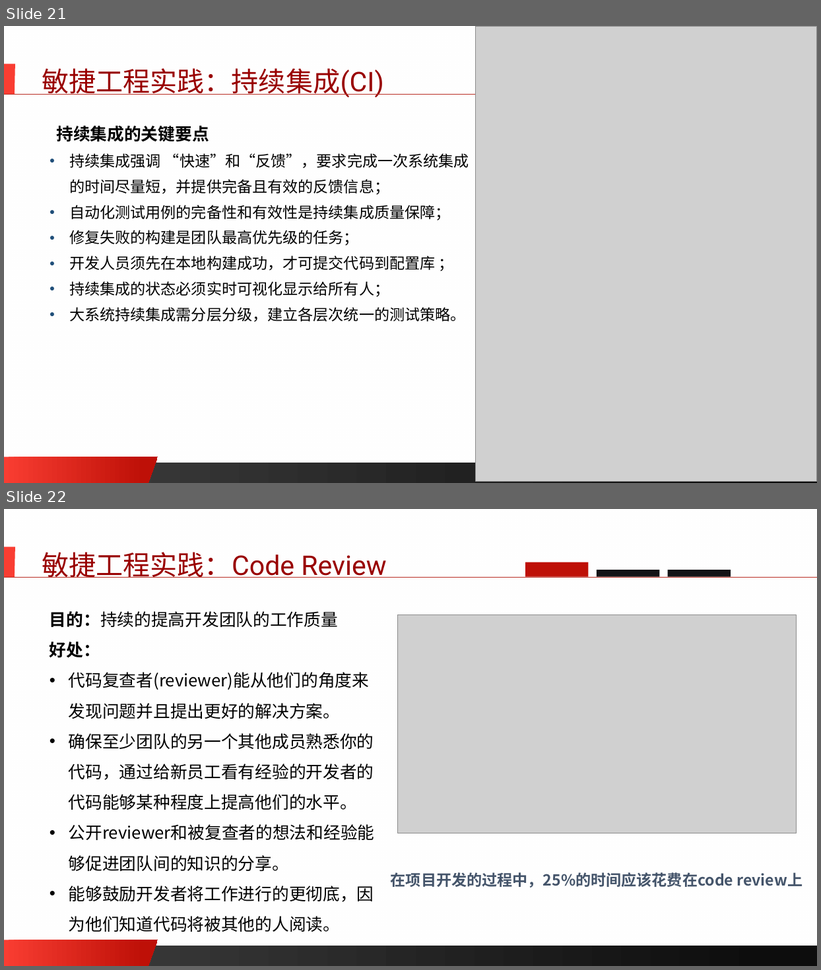
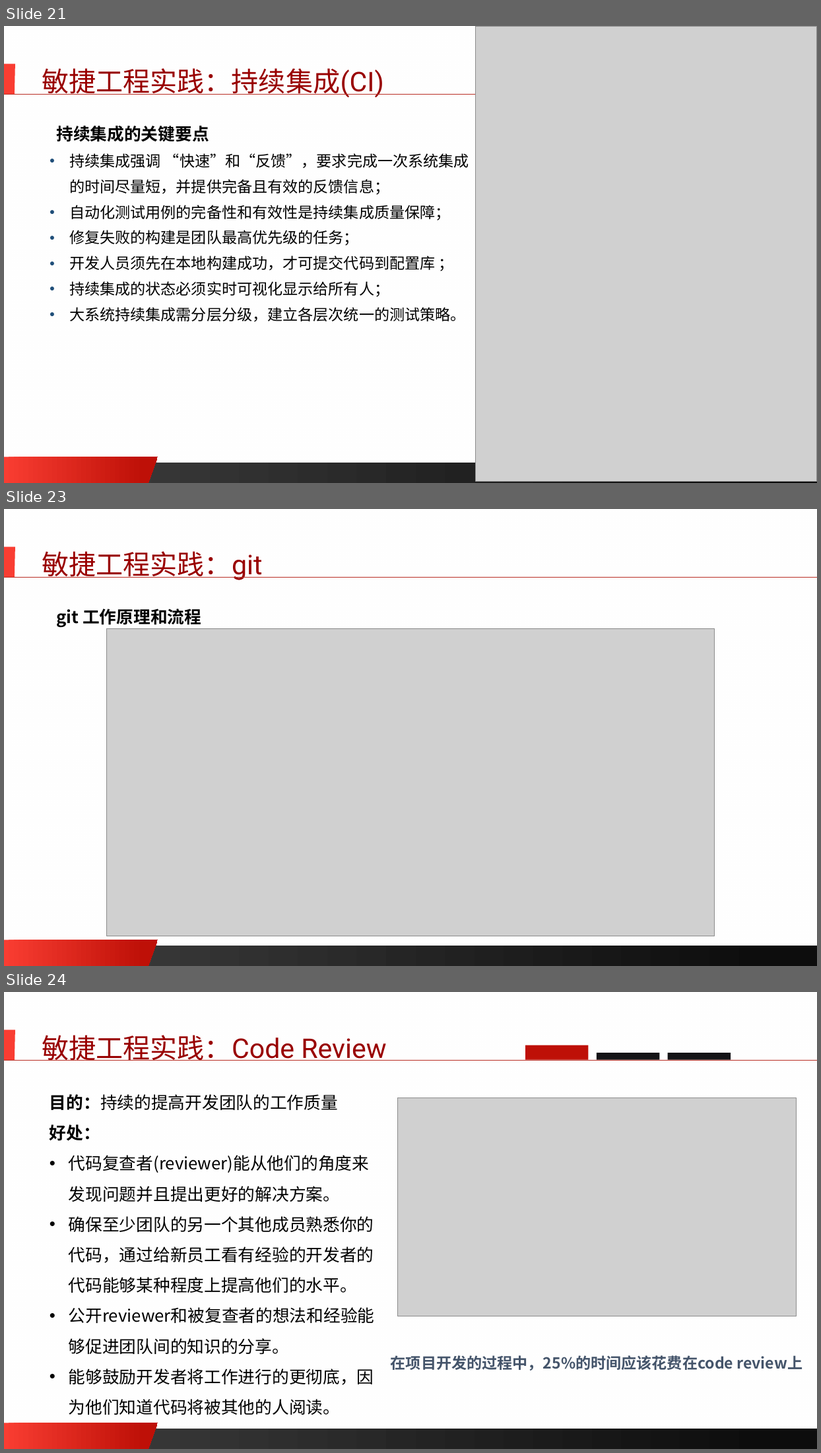
Before and after one commit to edu2act/course-software-process, a slide deck: materials/slides/ch11.pptx. Shown one above the other, each under a label of ours: slides 21 and 22 before the commit, slides 21, 23 and 24 after it; the slides between them are not shown. The pictures are 821x970 and 821x1453 pixels, drawn with LibreOffice and Linux fonts; fonts in the diff are those of the drawing; grey boxes stand for pictures; background and template pictures are left out. Boxes give left, top, right and bottom in pixels: in the first picture for what was removed or moved away, otherwise in the second. Text is boxed around its words. In the diff, an @@ line names an element or a change of style, - is before the commit and + after.

```diff
--- a/materials/slides/ch11.pptx
+++ b/materials/slides/ch11.pptx
@@ slide 23 added at bbox=[4, 509, 817, 966], background picture (left out); not listed: 4 template elements that a slide beside it also shows @@
@@ title added at bbox=[42, 551, 262, 580], 32 pt, text #990000 @@
+敏捷工程实践：git
@@ line added from (4, 577) to (817, 577), #B82E24 0.5 pt @@
@@ text added at bbox=[56, 609, 201, 628], 20 pt, text #000000, bold @@
+git 工作原理和流程
@@ picture added at bbox=[106, 628, 715, 936] @@
@@ what was slide 22 is now slide 24 @@
```
Also in this commit, not shown: 1 other slide added, 1 other file.
